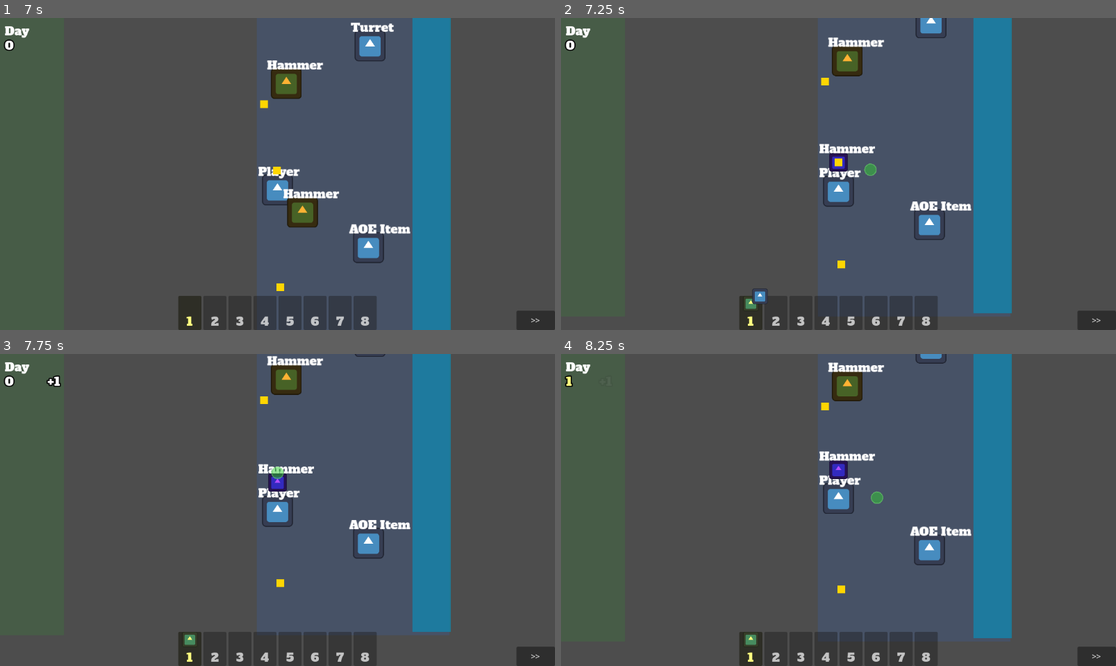
Above: before the commit, frames 1-4 (two rows, left to right).
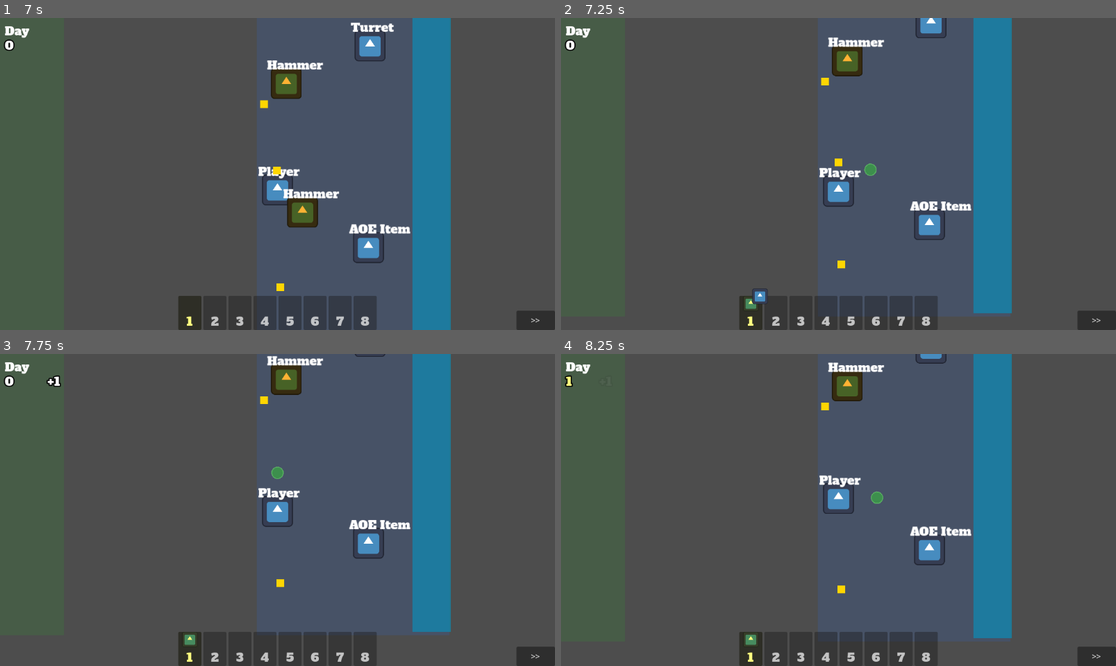
Above: after the commit, the same moments.

Repository: poga/dark-sea
Game: Godot game, scene res://scenes/menu/main_menu.tscn
Same seed, same stepped clock (60 frames per second), same inputs: the game is played once before the commit and once after it. Before the commit the project has no main scene; this scene is started directly in both runs. The engine's default icon, where the game draws it, is replaced by a stand-in: a white triangle on a blue panel in a dark square.
Inputs (mouse positions are in pixels of both pictures, inside the frame that each line leads up to):
- Up to frame 1 (7 s): click "Play" at 0.5 s; click "Select" at 1.25 s; tap Enter at 2 s; move the mouse to (399, 158) at 2.02 s; press the mouse at (399, 158) at 2.03 s; hold D (move_right) 2.03-2.75 s; release the mouse at (399, 158) at 2.75 s; drag from (166, 189) to (33, 174) at 2.77 s; move the mouse to (333, 105) at 3.52 s; hold D (move_right) 3.53-4.25 s; tap Alt at 3.6, 6.6 s; drag from (249, 236) to (294, 174) at 4.27 s; move the mouse to (444, 220) at 5.02 s; press the mouse at (444, 220) at 5.03 s; hold A (move_left) 5.03-5.75 s; release the mouse at (444, 220) at 5.75 s; drag from (111, 127) to (333, 174) at 5.77 s; move the mouse to (305, 174) at 6.52 s; hold S (move_down) from 6.53 s (still down); click (305, 174) at 6.67 s
- Up to frame 2 (7.25 s): keep holding S (move_down)
- Up to frame 3 (7.75 s): release S (move_down) at 7.25 s; drag from (194, 432) to (277, 500) at 7.27 s
- Up to frame 4 (8.25 s): move the mouse to (960, 494) at 8.02 s; press the mouse at (960, 494) at 8.03 s; hold W (move_up) from 8.03 s (still down)

Frame 1 is identical in both runs. In frame 2, 0.4% of the frame differs, in the area x 46-57%, y 40-50%; in frame 3, 0.4%; in frame 4, 0.4%, in the area x 46-57%, y 31-41%.

Commit message:
feat: wire up main menu -> character select -> game flow
- Add reset_for_new_game() to GameManager for clean state on new game
- Call reset_for_new_game() in main.gd before applying loadout
- Set run/main_scene to main_menu.tscn in project.godot

Co-Authored-By: Claude Opus 4.6 <noreply@anthropic.com>

Diff:
--- a/core/game_manager.gd
+++ b/core/game_manager.gd
@@ -88,6 +88,11 @@
 
 func get_resource(type: String) -> int:
 	return resources.get(type, 0)
+
+func reset_for_new_game() -> void:
+	gold = 0
+	resources = {}
+	reset_inventory()
 
 # --- Character management ---
 
--- a/project.godot
+++ b/project.godot
@@ -11,6 +11,7 @@
 [application]
 
 config/name="game-template"
+run/main_scene="res://scenes/menu/main_menu.tscn"
 config/features=PackedStringArray("4.6", "GL Compatibility")
 config/icon="res://icon.svg"
 
--- a/scenes/game/main.gd
+++ b/scenes/game/main.gd
@@ -1,6 +1,7 @@
 extends Node2D
 
 func _ready() -> void:
+	GameManager.reset_for_new_game()
 	GameManager.apply_character_loadout()
 	GameManager.start_cycle.call_deferred()
 	%DebugSkipPhase.pressed.connect(GameManager.skip_to_next_phase)
